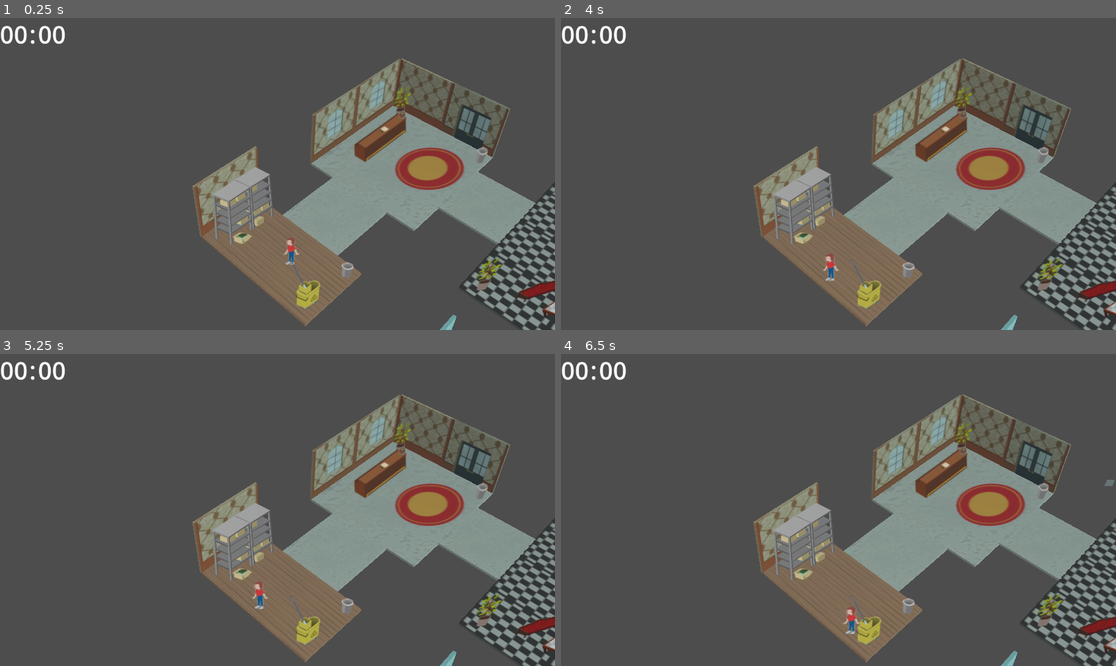
Above: before the commit, frames 1-4 (two rows, left to right).
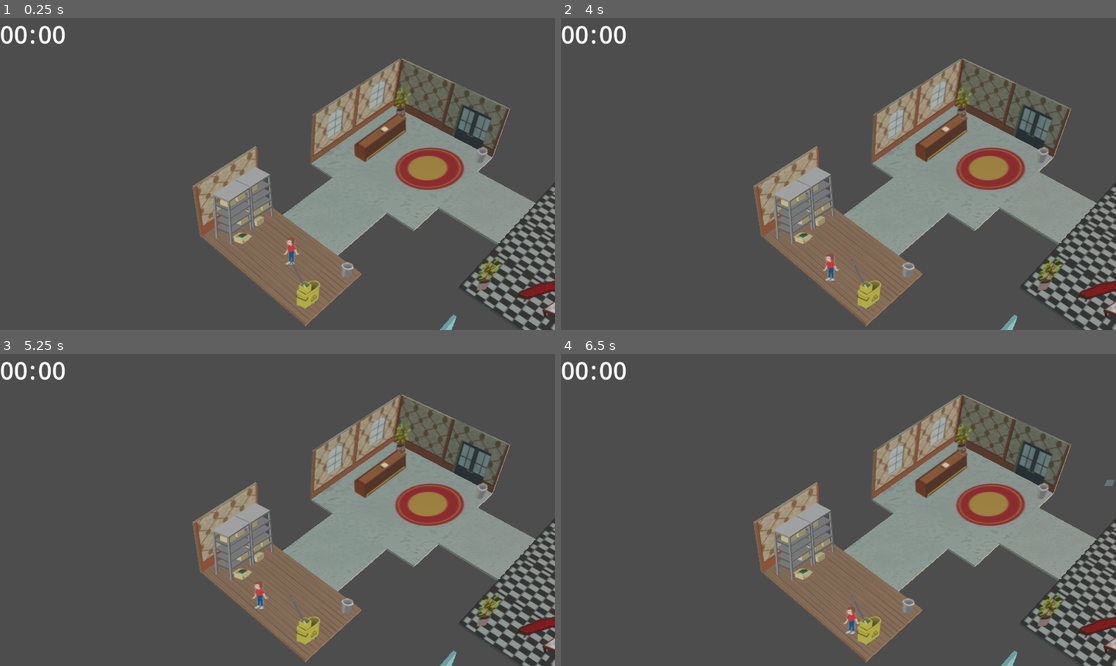
Above: after the commit, the same moments.

Repository: brandonamv/Murder_GameJam
Game: Godot game, scene res://main.tscn
Two runs of this game, one before a commit and one after it. Both use one fixed random seed, a clock stepped at 60 frames per second and the inputs below.
Inputs:
- Up to frame 1 (0.25 s): no input
- Up to frame 2 (4 s): hold D 0.53-1.28 s; tap I (Close Open invetario) at 0.6, 2.1, 3.6 s; tap Enter at 1.25, 2.75 s; hold S 1.28-2.03 s; tap E (interact) at 1.35, 2.85 s; tap Space at 2, 3.5 s; hold D 2.03-2.78 s; hold W 2.78-3.53 s; hold A from 3.53 s (still down)
- Up to frame 3 (5.25 s): tap E (interact) at 4.35 s; tap Enter at 5 s; release A at 5.03 s; hold S from 5.03 s (still down); tap I (Close Open invetario) at 5.1 s
- Up to frame 4 (6.5 s): release S at 5.78 s; hold D from 5.78 s (still down); tap E (interact) at 5.85 s

The runs differ from the first frame. In frame 1, 0.5% of the frame differs, in the area x 59-92%, y 14-69%; in frame 2, 1.2%; in frame 3, 0.3%; in frame 4, 1.5%, in the area x 56-92%, y 13-76%.
Error before the commit: Invalid assignment of property or key 'visible' with value of type 'bool' on a base object of type 'null instance'. (res://player.gd:46)
Error after the commit: Invalid assignment of property or key 'visible' with value of type 'bool' on a base object of type 'null instance'. (res://player.gd:53)

Commit message:
he creado FUEGO!

Diff:
--- a/main.tscn
+++ b/main.tscn
@@ -1305,4 +1305,12 @@
 color_ramp = SubResource("Gradient_wjjk6")
 color_initial_ramp = SubResource("Gradient_ij5l7")
 
+[node name="OmniLight3D" type="OmniLight3D" parent="."]
+transform = Transform3D(-0.775403, -0.607994, -0.170566, -0.323662, 0.614596, -0.719385, 0.542211, -0.502608, -0.673344, 12.3978, 2.09563, -21.0219)
+light_color = Color(1, 0.550188, 0.394172, 1)
+light_energy = 7.949
+light_indirect_energy = 1.12
+light_cull_mask = 4294967291
+omni_range = 4096.0
+
 [connection signal="timeout" from="Control/Clock/Timer" to="Control/Clock" method="_on_timer_timeout"]
--- a/player.gd
+++ b/player.gd
@@ -13,8 +13,15 @@
 	Corridor1={x=36,z=-39},
 	Corridor2={x=17,z=-28}
 }
+var t=0
+func _physics_process(delta):
+	if t+delta>1:
+		t=0
+		$"../OmniLight3D".light_energy=randf()*5+5
+	else:
+		t+=delta
 
-func _physics_process(delta):
+
 	direction = GLOBAL.get_axis()
 
 	velocity.x = direction.x * speed
